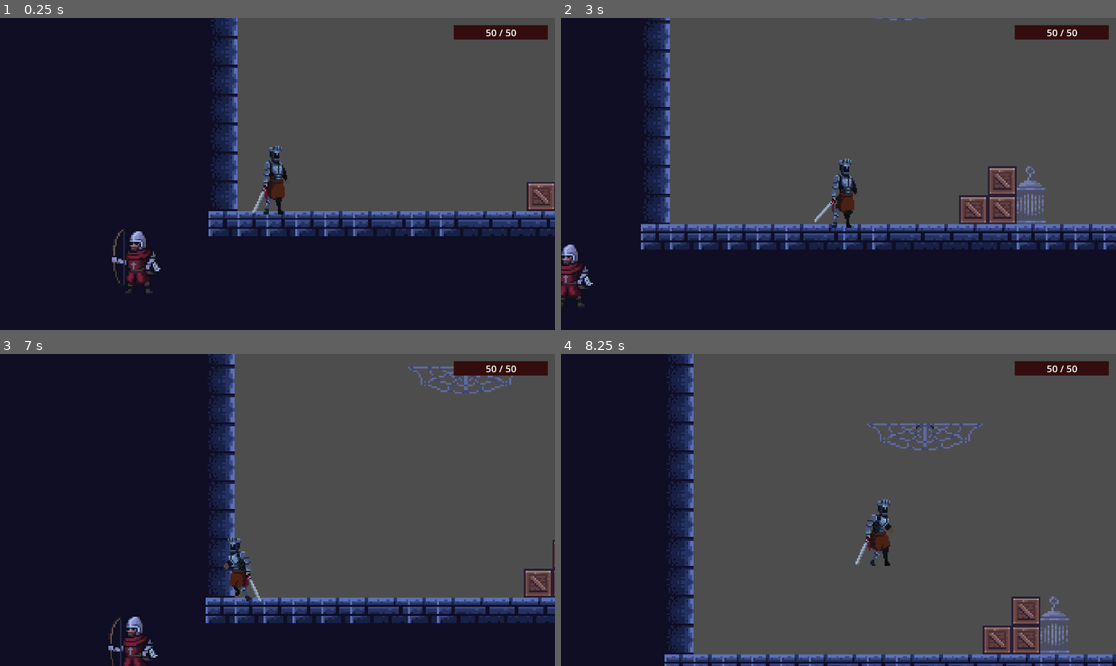
Above: before the commit, frames 1-4 (two rows, left to right).
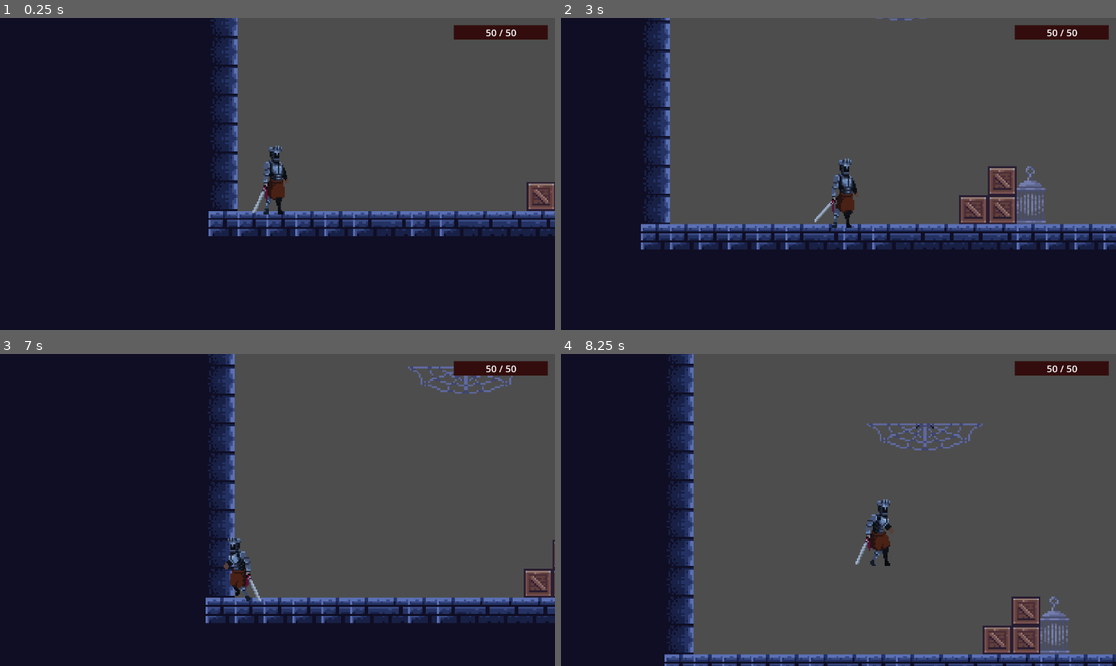
Above: after the commit, the same moments.

Repository: wyzhou01/godot-platformer
Game: Godot game, scene res://node_2d.tscn
Two runs of this game, one before a commit and one after it. Both use one fixed random seed, a clock stepped at 60 frames per second and the inputs below.
Inputs (mouse positions are in pixels of both pictures, inside the frame that each line leads up to):
- Up to frame 1 (0.25 s): no input
- Up to frame 2 (3 s): move the mouse to (960, 158) at 0.52 s; hold D (right) 0.53-2.03 s; click (960, 158) at 0.6 s; tap Space (jump) at 0.77, 1.52 s; move the mouse to (727, 189) at 1.27 s; tap Ctrl (crouch) at 1.35 s; move the mouse to (894, 105) at 2.02 s; hold A (left) 2.03-2.78 s; hold X 2.03-2.78 s; move the mouse to (810, 236) at 2.77 s; hold D (right) from 2.78 s (still down); click (810, 236) at 2.85 s
- Up to frame 3 (7 s): tap Space (jump) at 3.02, 3.77, 4.52, 6.02, 6.77 s; move the mouse to (444, 556) at 3.52 s; hold Ctrl (crouch) 3.53-4.28 s; move the mouse to (111, 463) at 4.27 s; release D (right) at 4.28 s; hold A (left) 4.28-5.03 s; tap X at 4.35 s; move the mouse to (305, 510) at 5.02 s; hold D (right) 5.03-5.78 s; click (305, 510) at 5.1 s; move the mouse to (194, 432) at 5.77 s; hold A (left) from 5.78 s (still down); tap Ctrl (crouch) at 5.85 s; move the mouse to (399, 494) at 6.52 s; hold X from 6.53 s (still down)
- Up to frame 4 (8.25 s): move the mouse to (727, 525) at 7.27 s; release A (left) at 7.28 s; release X at 7.28 s; hold D (right) from 7.28 s (still down); click (727, 525) at 7.35 s; tap Space (jump) at 7.52 s; move the mouse to (894, 441) at 8.02 s; hold Ctrl (crouch) from 8.03 s (still down)

The runs differ from the first frame. In frame 1, 0.7% of the frame differs, in the area x 20-29%, y 67-88%; in frame 2, 0.5%; in frame 3, 0.6%; in frame 4, nothing differs.

Commit message:
同步本地改动: 弓箭手位置调整 + HPFill anchor属性
- CharacterBody2D: x=-550 → x=628 (同屏幕右侧)
- 弓箭手2: x=-1800 → x=-122 (屏幕1右侧边缘)
- HPFill: 添加anchor/scale属性修复血条显示
- arrow_speed=300已应用到第一个弓箭手

Diff:
--- a/node_2d.tscn
+++ b/node_2d.tscn
@@ -212,6 +212,14 @@
 [node name="HPFill" parent="player/player/HealthBar/HPBg" parent_id_path=PackedInt32Array(1623948303, 112233441) index="0" unique_id=223344551]
 layout_mode = 0
 anchors_preset = 0
+anchor_right = 0.0
+anchor_bottom = 0.0
+offset_left = 0.0
+offset_top = 0.0
+offset_right = 0.0
+offset_bottom = 0.0
+grow_horizontal = 1
+grow_vertical = 1
 scale = Vector2(1, 1e-05)
 
 [node name="CanvasModulate" type="CanvasModulate" parent="." unique_id=1755024325]
@@ -222,10 +230,10 @@
 arrow_speed = 300.0
 
 [node name="CharacterBody2D" parent="." unique_id=871606334 instance=ExtResource("3_epypp")]
-position = Vector2(-550, 285)
+position = Vector2(628, 284)
 
 [node name="弓箭手2" parent="." unique_id=1234567890 instance=ExtResource("3_epypp")]
-position = Vector2(-1800, 280)
+position = Vector2(-122, 283)
 
 [node name="弓箭手3" parent="." unique_id=1234567891 instance=ExtResource("3_epypp")]
 position = Vector2(-3000, 280)
